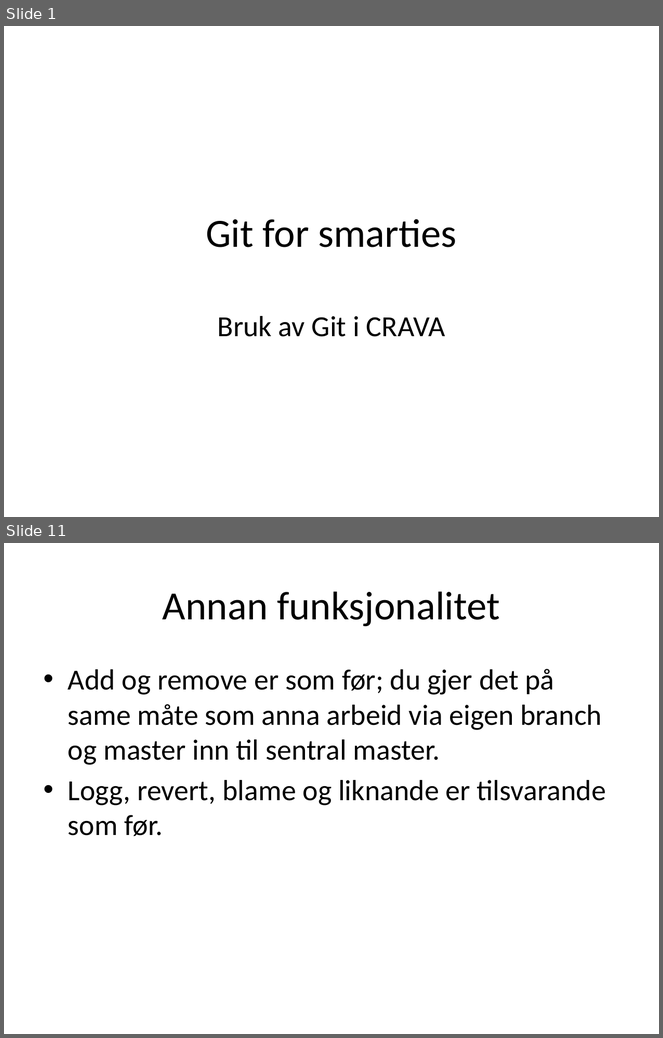
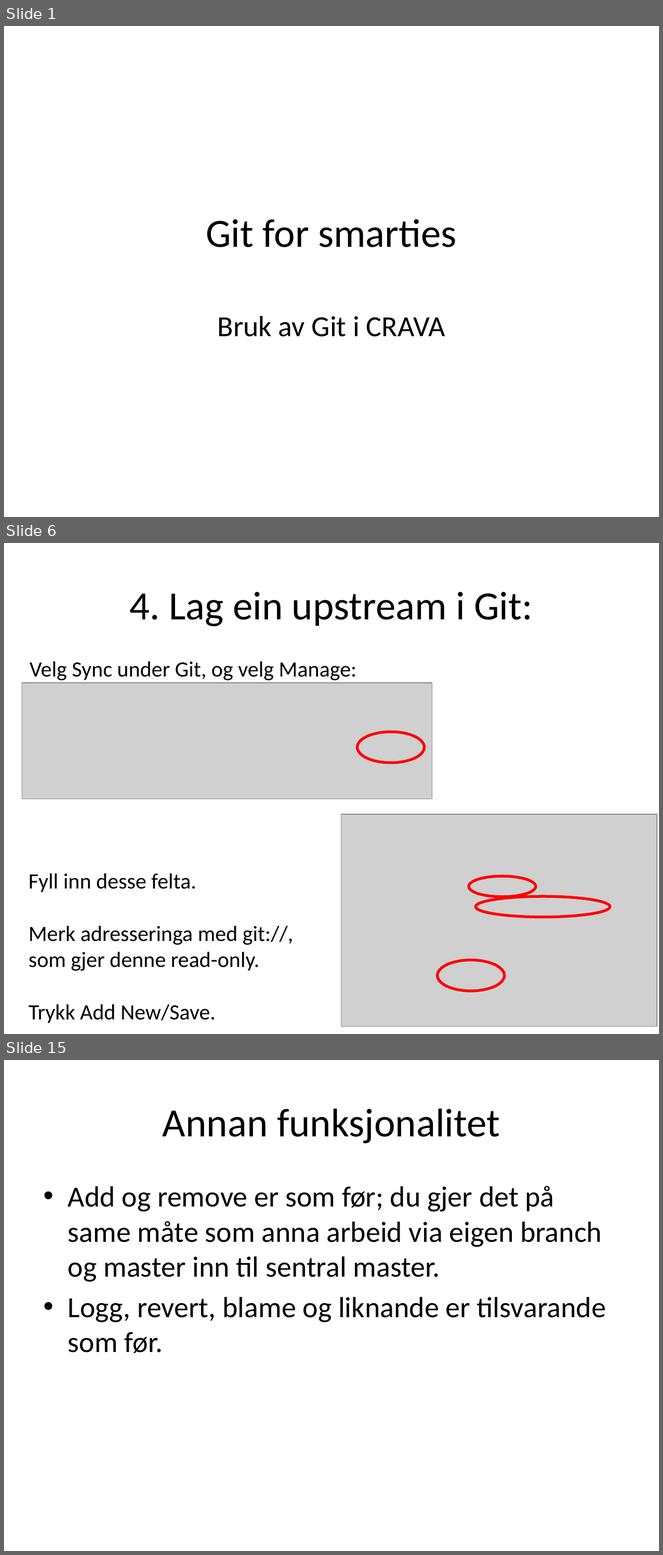
Before and after one commit to CRAVA/crava, a slide deck: doc/Gitforsmarties.pptx. Shown one above the other, each under a label of ours: slides 1 and 11 before the commit, slides 1, 6 and 15 after it; the slides between them are not shown. The pictures are 663x1038 and 663x1555 pixels, drawn with LibreOffice and Linux fonts; fonts in the diff are those of the drawing; grey boxes stand for pictures. Boxes give left, top, right and bottom in pixels: in the first picture for what was removed or moved away, otherwise in the second. Text is boxed around its words. In the diff, an @@ line names an element or a change of style, - is before the commit and + after.

Commit message:
CRA-541: Changed procedure by now merging branch into master before pulling from upstream, and then committing before pushing to origin. Also added graphical illustration of process.

```diff
--- a/doc/Gitforsmarties.pptx
+++ b/doc/Gitforsmarties.pptx
@@ slide 6 added at [4,543,659,1034], background #FFFFFF @@
@@ title added at [130,592,532,627], 44 pt, text #000000 @@
+4. Lag ein upstream i Git:
@@ text added at [29,661,357,681], 24 pt, text #000000 @@
+Velg Sync under Git, og velg Manage:
@@ picture added at [22,682,432,798] @@
@@ ellipse added at [357,732,424,762], outline #FF0000 3 pt @@
@@ picture added at [341,814,657,1027] @@
@@ text added at [28,873,294,1023], 24 pt, text #000000 @@
+Fyll inn desse felta.
+Merk adresseringa med git://, som gjer denne read-only.
+Trykk Add New/Save.
@@ ellipse added at [468,876,535,897], outline #FF0000 3 pt @@
@@ ellipse added at [476,897,610,917], outline #FF0000 3 pt @@
@@ ellipse added at [438,961,505,991], outline #FF0000 3 pt @@
@@ what was slide 11 is now slide 15 @@
```
Also in this commit, not shown: 9 slides changed, 3 other slides added.
